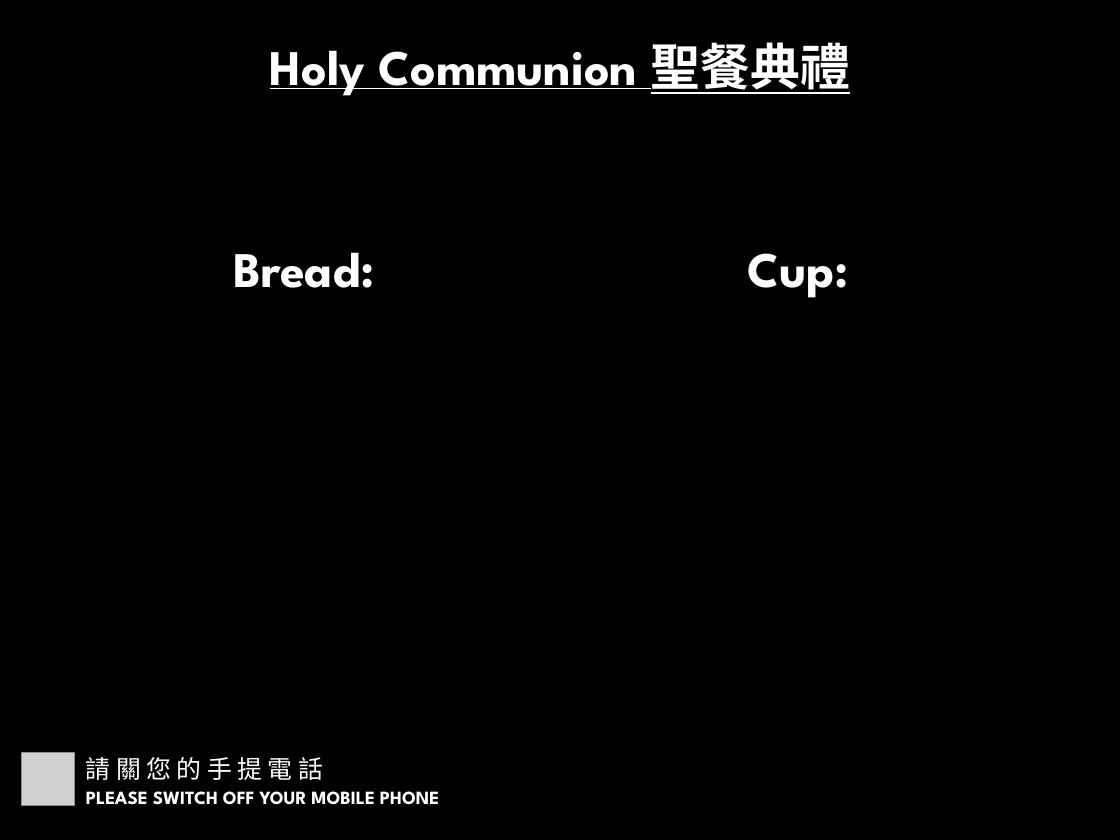
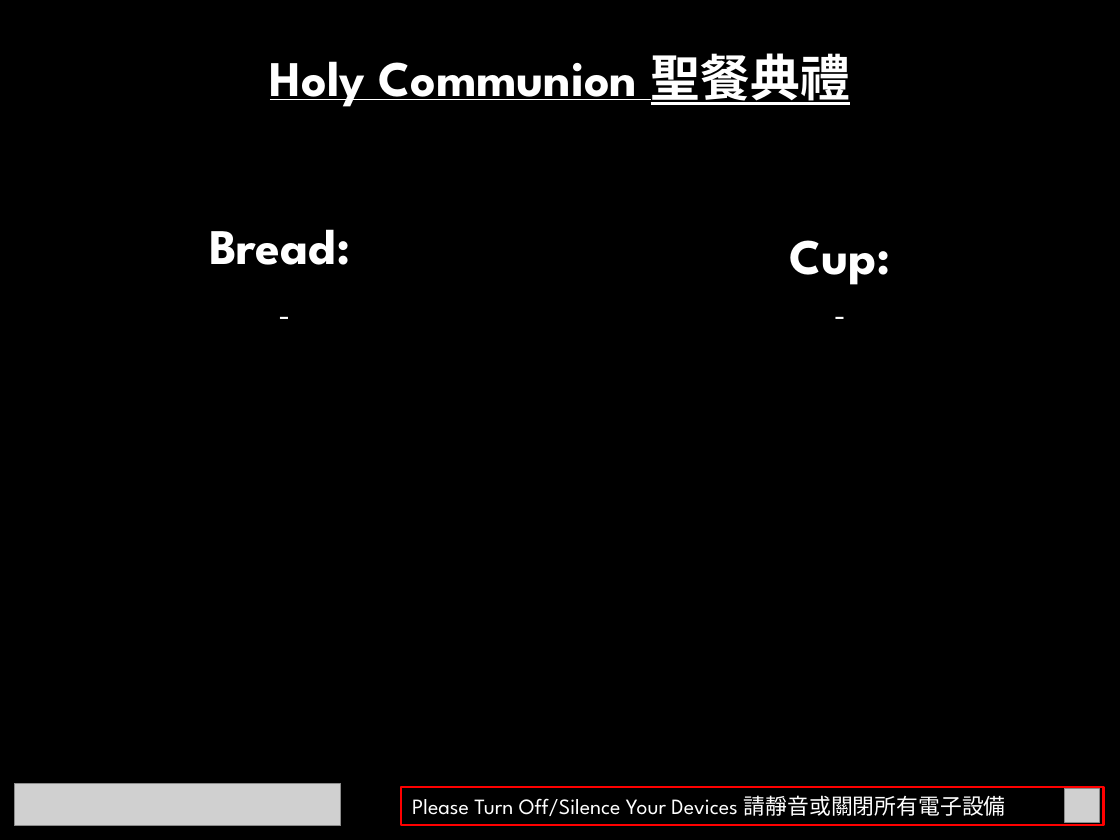
Before and after one commit to calebchanwy/tjc-powerpoint, a slide deck: slide 5 of TJCPowerPoint/Resources/Service4to3.pptx (slide 4 before the commit). Drawn at 1120x840 pixels with LibreOffice and Linux fonts; fonts in the diff are those of the drawing; grey boxes stand for pictures. Boxes give left, top, right and bottom in pixels: in the first picture for what was removed or moved away, otherwise in the second. Text is boxed around its words. In the diff, an @@ line names an element or a change of style, - is before the commit and + after.

```diff
--- a/TJCPowerPoint/Resources/Service4to3.pptx
+++ b/TJCPowerPoint/Resources/Service4to3.pptx
@@ text "Holy Communion 聖餐典禮" rewrapped from [270, 42, 850, 96] to [270, 45, 850, 108] @@
@@ text "Bread:": place and size @@
-text "Bread:" at [233, 252, 375, 288]
+text "Bread:" at [209, 229, 351, 265]
@@ text "Cup:": place and size @@
-text "Cup:" at [747, 253, 848, 298]
+text "Cup:" at [789, 240, 890, 285]
@@ text added at [0, 270, 569, 330], 20 pt, text #FFFFFF @@
+-
@@ text added at [560, 270, 1120, 330], 20 pt, text #FFFFFF @@
+-
@@ picture removed at [22, 753, 75, 805] @@
@@ text removed at [86, 757, 323, 780] @@
-請 關 您 的 手 提 電 話
@@ picture added at [15, 784, 340, 827] @@
@@ text removed at [86, 791, 439, 805] @@
-PLEASE SWITCH OFF YOUR MOBILE PHONE
@@ rectangle added at [401, 787, 1103, 825], outline #FF0000 1.5 pt, 14 pt, text #FFFFFF @@
+Please Turn Off/Silence Your Devices 請靜音或關閉所有電子設備
@@ picture added at [1065, 788, 1100, 823] @@
```
Also in this commit, not shown: 4 other slides changed, 3 slides added, 36 other files.
